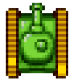
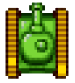
Two versions of the same layered image (75px x 83px). Layer-by-layer changes:
showed "Слой 7" over (5, 2, 69, 79)
showed "Слой 6" over (5, 2, 69, 79)
showed "Слой 5" over (5, 2, 69, 79)
showed "Слой 4" over (5, 2, 69, 79)
showed "Слой 3" over (5, 2, 69, 79)
showed "Слой 2" over (5, 2, 69, 79)
showed "Слой 1" over (5, 2, 69, 79)
